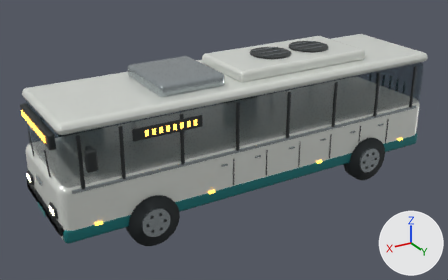
A saved change to the glTF model ai_builder/static/models/city-bus-v1.glb.
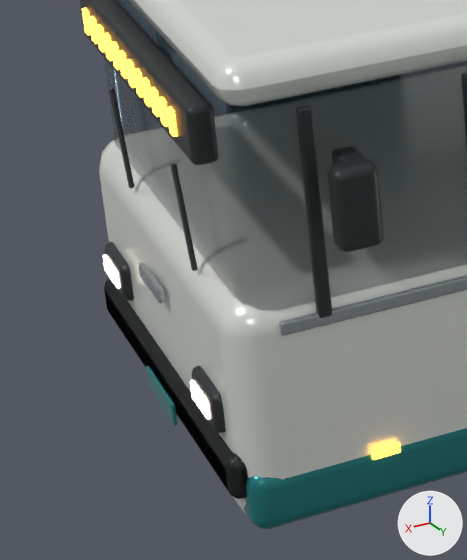
The first picture shows the older version from a camera (50 mm lens) standing at (7.27, 11.38, 7.04) and looking at (0.41, -0.06, 1.32). The close-ups show the older and then the newer version on the part from 0% to 27% of the width and 39% to 90% of the height of that picture. Only the edits that show in the close-ups are written down. Arrows for +X, +Y and +Z are at lower right; the lights stay in place. Where no turn or scale is listed for an object, it has been applied to the vertices.

The scene before the commit, as lines of its bpy script (objects in view):
```python
ob_destination_panel = bpy.data.objects.new('Destination panel', me_cube_111)
ob_destination_panel.location = (4.635, 0.0, 2.58)
ob_headlight = bpy.data.objects.new('Headlight', me_cube_126)
ob_headlight.location = (4.757, -0.812, 1.14)
ob_headlight_001 = bpy.data.objects.new('Headlight.001', me_cube_130)
ob_headlight_001.location = (4.757, 0.812, 1.14)
ob_headlight_surround = bpy.data.objects.new('Headlight surround', me_cube_125)
ob_headlight_surround.location = (4.71, -0.812, 1.13)
ob_headlight_surround_001 = bpy.data.objects.new('Headlight surround.001', me_cube_129)
ob_headlight_surround_001.location = (4.71, 0.812, 1.13)
ob_windscreen_wiper = bpy.data.objects.new('Windscreen wiper', me_cube_124)
ob_windscreen_wiper.location = (4.667, -0.56, 2.0)
ob_windscreen_wiper_001 = bpy.data.objects.new('Windscreen wiper.001', me_cube_128)
ob_windscreen_wiper_001.location = (4.667, 0.56, 2.0)
# also in view: 'Lower green skirt' at (0.0, 0.0, 0.72); 'Low floor body' at (0.0, 0.0, 1.15); 'Bumper.001' at (4.68, 0.0, 0.84); 'Mirror.001' at (4.1, 1.46, 2.29); 'Continuous window band' at (-0.04, 0.0, 2.18)
```
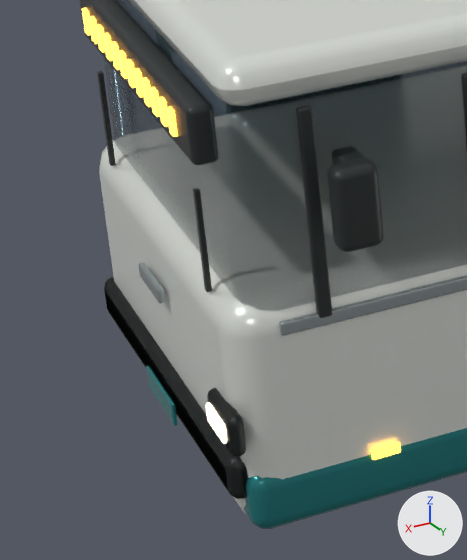
Where the change shows, as pixel boxes (x1, y1, x2, y2) in the close-ups (467 x 560 px):
'Headlight surround.001', moved: before (192, 366, 226, 433); after (207, 388, 246, 457)
'Headlight surround', moved (not visible afterwards): before (104, 242, 134, 301)
'Windscreen wiper blade front_passenger', added: after (193, 188, 212, 292)
'Headlight', moved: before (103, 254, 120, 289); after (206, 403, 227, 443)
'Windscreen wiper.001', deleted: before (171, 164, 198, 271)
'Windscreen wiper blade front_driver', added: after (97, 71, 116, 166)
'Windscreen wiper', deleted: before (109, 88, 134, 188)
'Headlight.001', moved (not visible afterwards): before (190, 380, 211, 420)
'Bumper', unchanged, uncovered by the edit: after (104, 276, 248, 499)
'Bumper.001', unchanged, covered by the edit: before (104, 278, 248, 499)

The change, as a list of edits to the scene's bpy script:
```text
Add me_cube_128_1:
    me_cube_128_1.from_pydata(...)  # a box spanning x -0.012..0.012, y -0.018..0.018, z -0.265..0.265
    me_cube_128_1.materials.append(mat_black_trim)  # dark grey #2a2f30
Remove ob_windscreen_wiper:
    ob_windscreen_wiper = bpy.data.objects.new('Windscreen wiper', me_cube_124)
    ob_windscreen_wiper.location = (4.667, -0.56, 2.0)
Change ob_headlight_surround:
    ob_headlight_surround.location: (4.71, -0.812, 1.13) -> (4.71, 1.073, 1.13)
Change ob_headlight:
    ob_headlight.location: (4.757, -0.812, 1.14) -> (4.757, 1.073, 1.14)
Remove ob_windscreen_wiper_001:
    ob_windscreen_wiper_001 = bpy.data.objects.new('Windscreen wiper.001', me_cube_128)
    ob_windscreen_wiper_001.location = (4.667, 0.56, 2.0)
Change ob_headlight_surround_001:
    ob_headlight_surround_001.location: (4.71, 0.812, 1.13) -> (4.71, 1.073, 1.13)
Change ob_headlight_001:
    ob_headlight_001.location: (4.757, 0.812, 1.14) -> (4.757, 1.073, 1.14)
Add ob_windscreen_wiper_blade_front_passenger:
    ob_windscreen_wiper_blade_front_passenger = bpy.data.objects.new('Windscreen wiper blade front_passenger', me_cube_128_1)
    ob_windscreen_wiper_blade_front_passenger.location = (4.667, 0.86, 2.0)
Add ob_windscreen_wiper_blade_front_driver:
    ob_windscreen_wiper_blade_front_driver = bpy.data.objects.new('Windscreen wiper blade front_driver', me_cube_128_1.copy())
    ob_windscreen_wiper_blade_front_driver.location = (4.667, -0.86, 2.0)
```
